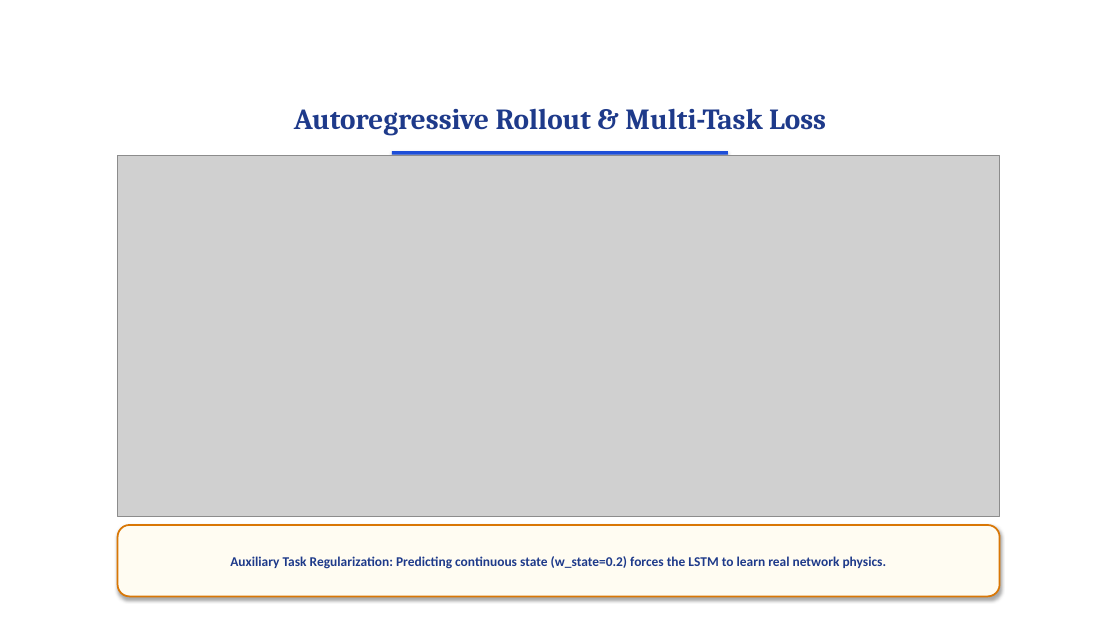
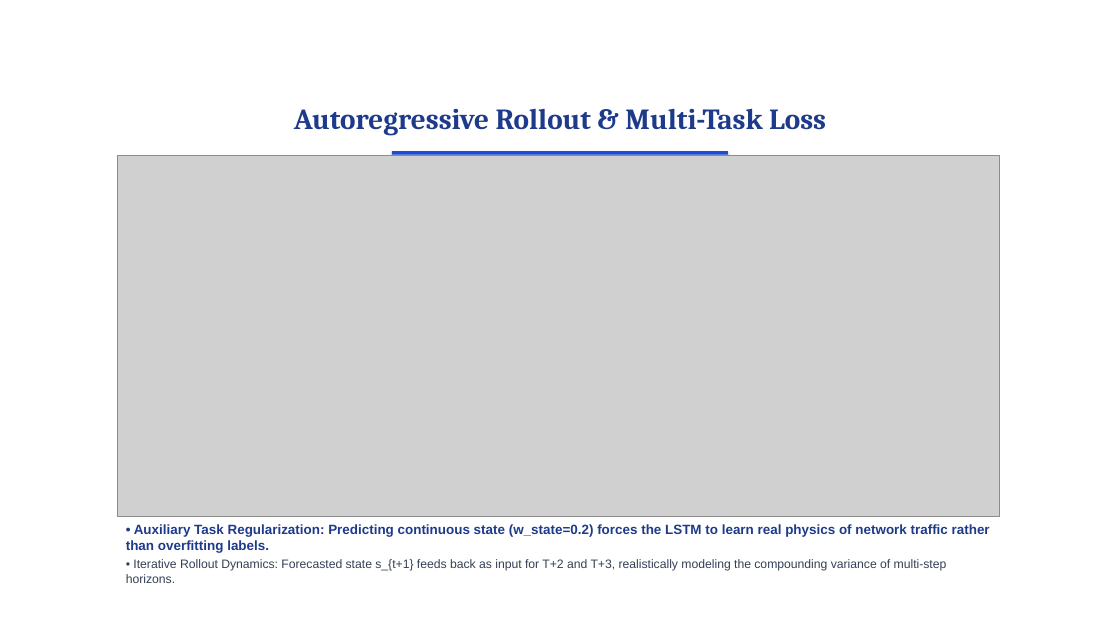
Before and after one commit to surajbuilds53/sentinel-x, a slide deck: slide 10 of Sentinel-X_Presentation.pptx. Drawn at 1120x630 pixels with LibreOffice and Linux fonts; fonts in the diff are those of the drawing; grey boxes stand for pictures; background and template pictures are left out. Boxes give left, top, right and bottom in pixels: in the first picture for what was removed or moved away, otherwise in the second. Text is boxed around its words. In the diff, an @@ line names an element or a change of style, - is before the commit and + after.

Commit message:
refactor(presentation): remove artificial callout boxes across all slides and replace with natural academic bullet text

```diff
--- a/Sentinel-X_Presentation.pptx
+++ b/Sentinel-X_Presentation.pptx
@@ text "• Auxiliary Task Regularization: Predicting ...": place and size @@
-text "• Auxiliary Task Regularization: Predicting ..." at [118,525,1000,597]
+text "• Auxiliary Task Regularization: Predicting ..." at [126,524,990,583]
@@ text "• Auxiliary Task Regularization: Predicting ..." at [126,524,990,583]: vertical alignment middle to top; fill #FFFCF2 to none; outline #D97706 1.5 pt to none; shadow off @@
@@ text at [126,524,990,583]: text changed; font Calibri to Arial @@
-Auxiliary Task Regularization: Predicting continuous state (w_state=0.2) forces the LSTM to learn real network physics.
+• Auxiliary Task Regularization: Predicting continuous state (w_state=0.2) forces the LSTM to learn real physics of network traffic rather than overfitting labels.
+• Iterative Rollout Dynamics: Forecasted state s_{t+1} feeds back as input for T+2 and T+3, realistically modeling the compounding variance of multi-step horizons.
```
Also in this commit, not shown: 14 other slides changed, 2 other files.
